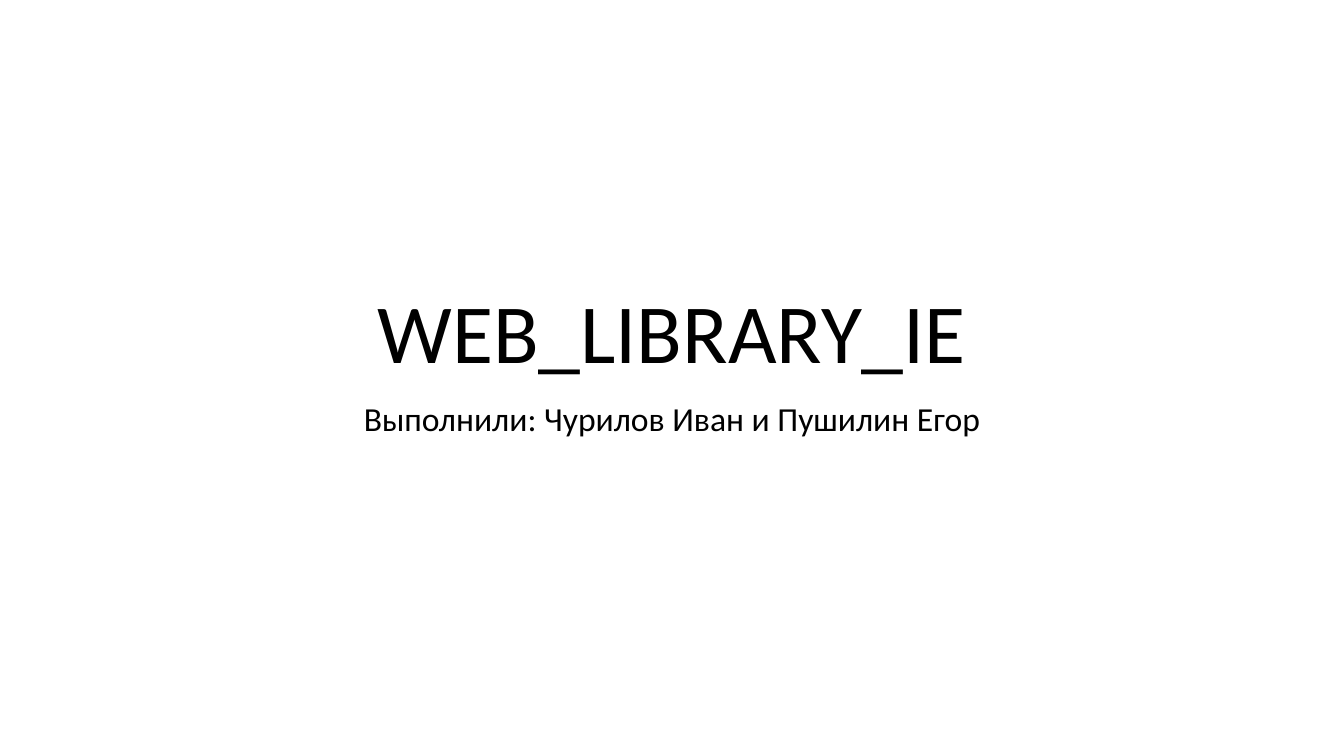
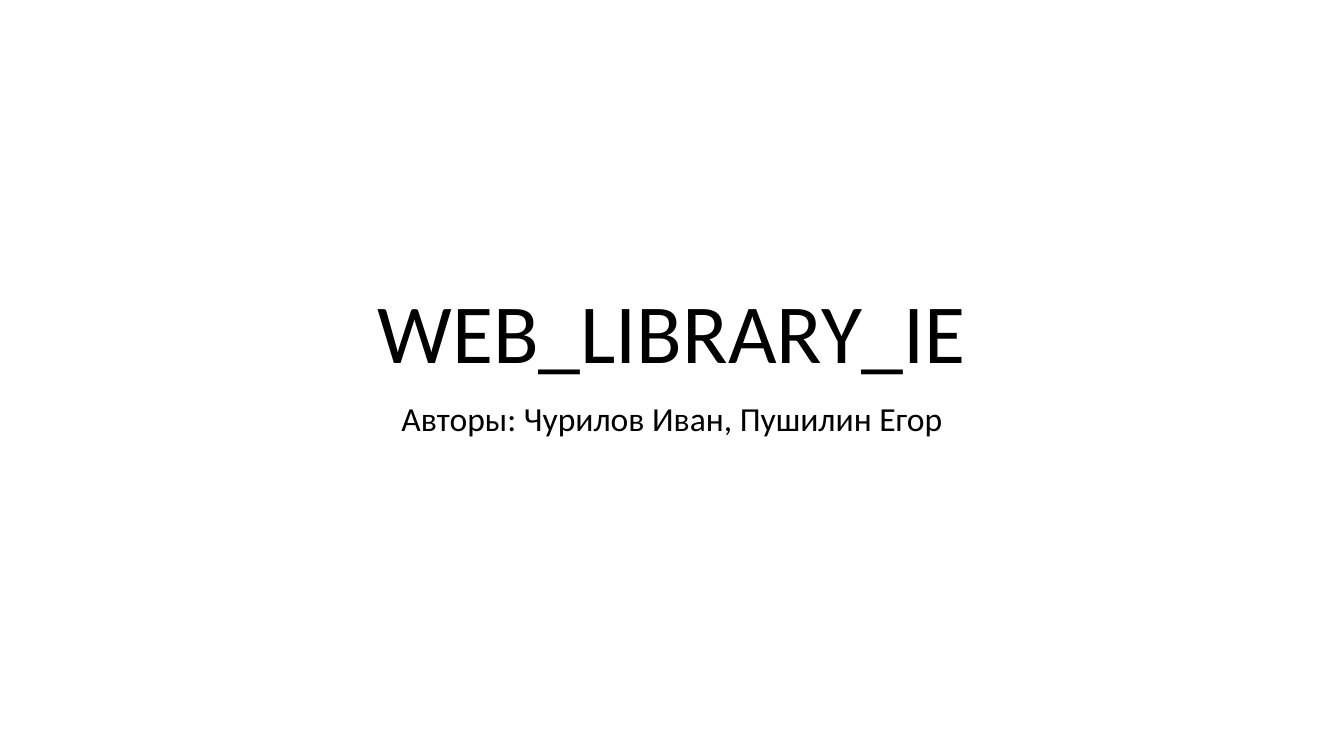
Before and after one commit to fasepaIm/WEB_LIBRARY_IE, a slide deck: slide 1 of web library.pptx. Drawn at 1344x756 pixels with LibreOffice and Linux fonts; fonts in the diff are those of the drawing. Boxes give left, top, right and bottom in pixels: in the first picture for what was removed or moved away, otherwise in the second. Text is boxed around its words. In the diff, an @@ line names an element or a change of style, - is before the commit and + after.

```diff
--- a/web library.pptx
+++ b/web library.pptx
@@ subtitle at bbox=[401, 409, 942, 437]: text changed @@
-Выполнили: Чурилов Иван и Пушилин Егор
+Авторы: Чурилов Иван, Пушилин Егор
```
Also in this commit, not shown: 7 other slides changed, 1 slide added, 1 slide removed, 2 other files.
